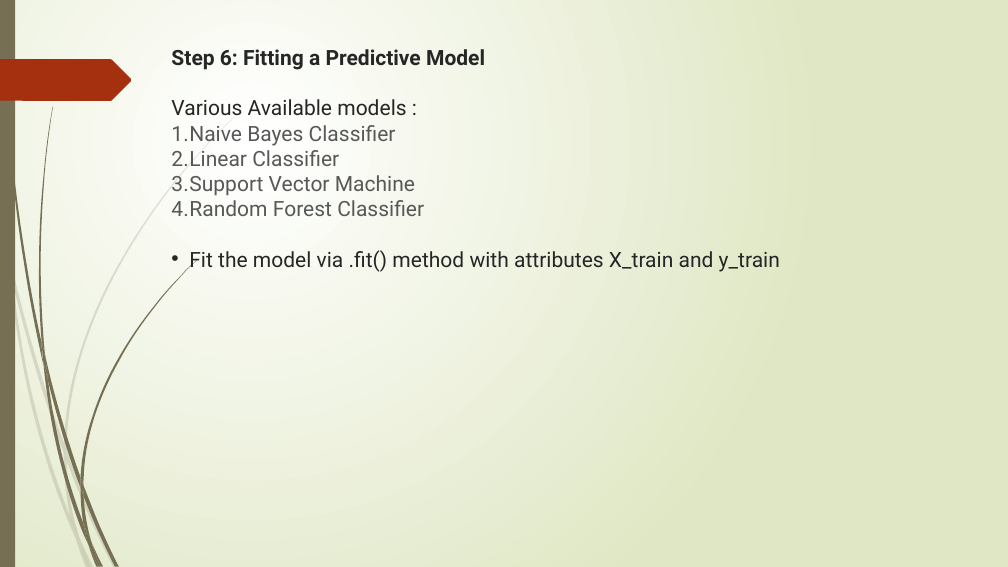
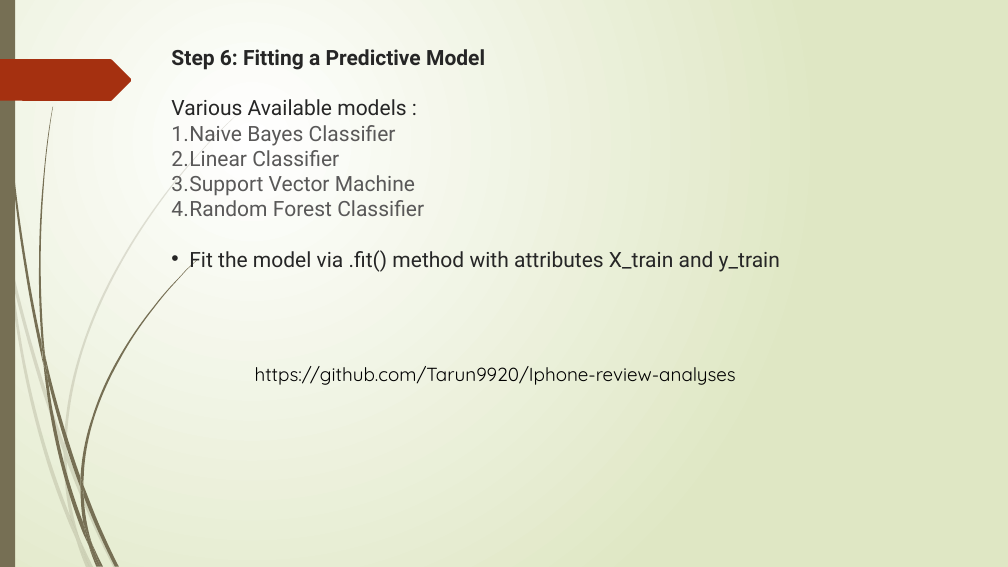
Before and after one commit to Tarun9920/Iphone-review-analyses, a slide deck: slide 10 of Seminar/NLP_ppt.pptx. Drawn at 1008x567 pixels with LibreOffice and Linux fonts; fonts in the diff are those of the drawing. Boxes give left, top, right and bottom in pixels: in the first picture for what was removed or moved away, otherwise in the second. Text is boxed around its words. In the diff, an @@ line names an element or a change of style, - is before the commit and + after.

```diff
--- a/Seminar/NLP_ppt.pptx
+++ b/Seminar/NLP_ppt.pptx
@@ text added at bbox=[255, 366, 736, 385], 18 pt, text #000000 @@
+https://github.com/Tarun9920/Iphone-review-analyses
```
Also in this commit, not shown: 2 other slides changed.
